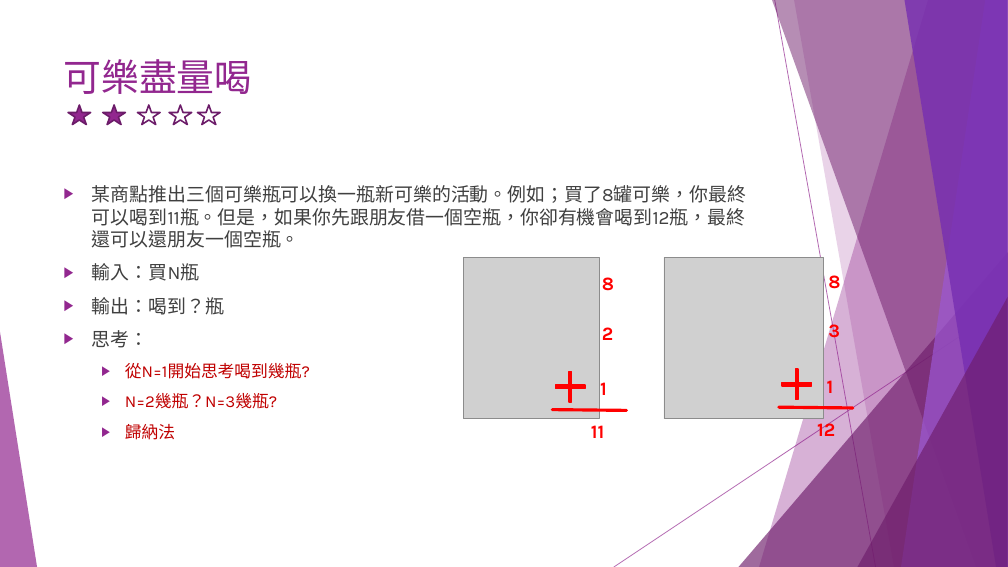
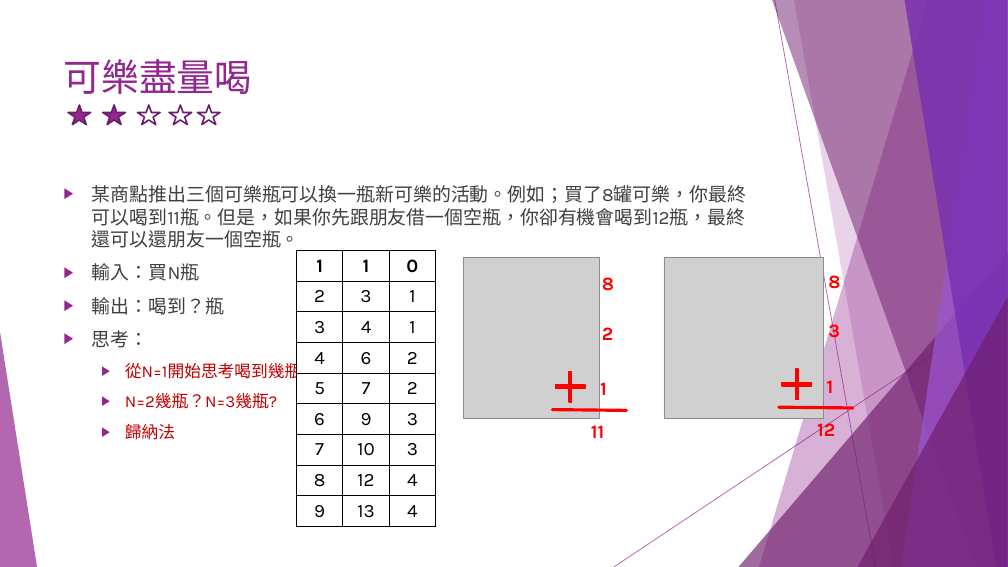
Before and after one commit to liulawsi/My_PPTs, a slide deck: slide 6 of LCC/Python/A1_邏輯思考訓練題.pptx. Drawn at 1008x567 pixels with LibreOffice and Linux fonts; fonts in the diff are those of the drawing; grey boxes stand for pictures. Boxes give left, top, right and bottom in pixels: in the first picture for what was removed or moved away, otherwise in the second. Text is boxed around its words. In the diff, an @@ line names an element or a change of style, - is before the commit and + after.

Commit message:
20210419

```diff
--- a/LCC/Python/A1_邏輯思考訓練題.pptx
+++ b/LCC/Python/A1_邏輯思考訓練題.pptx
@@ table added at [296, 250, 435, 526], 9 rows, 3 columns @@
+1 | 1 | 0
+2 | 3 | 1
+3 | 4 | 1
+4 | 6 | 2
+5 | 7 | 2
+6 | 9 | 3
+7 | 10 | 3
+8 | 12 | 4
+9 | 13 | 4
```
Also in this commit, not shown: 2 other slides changed.
